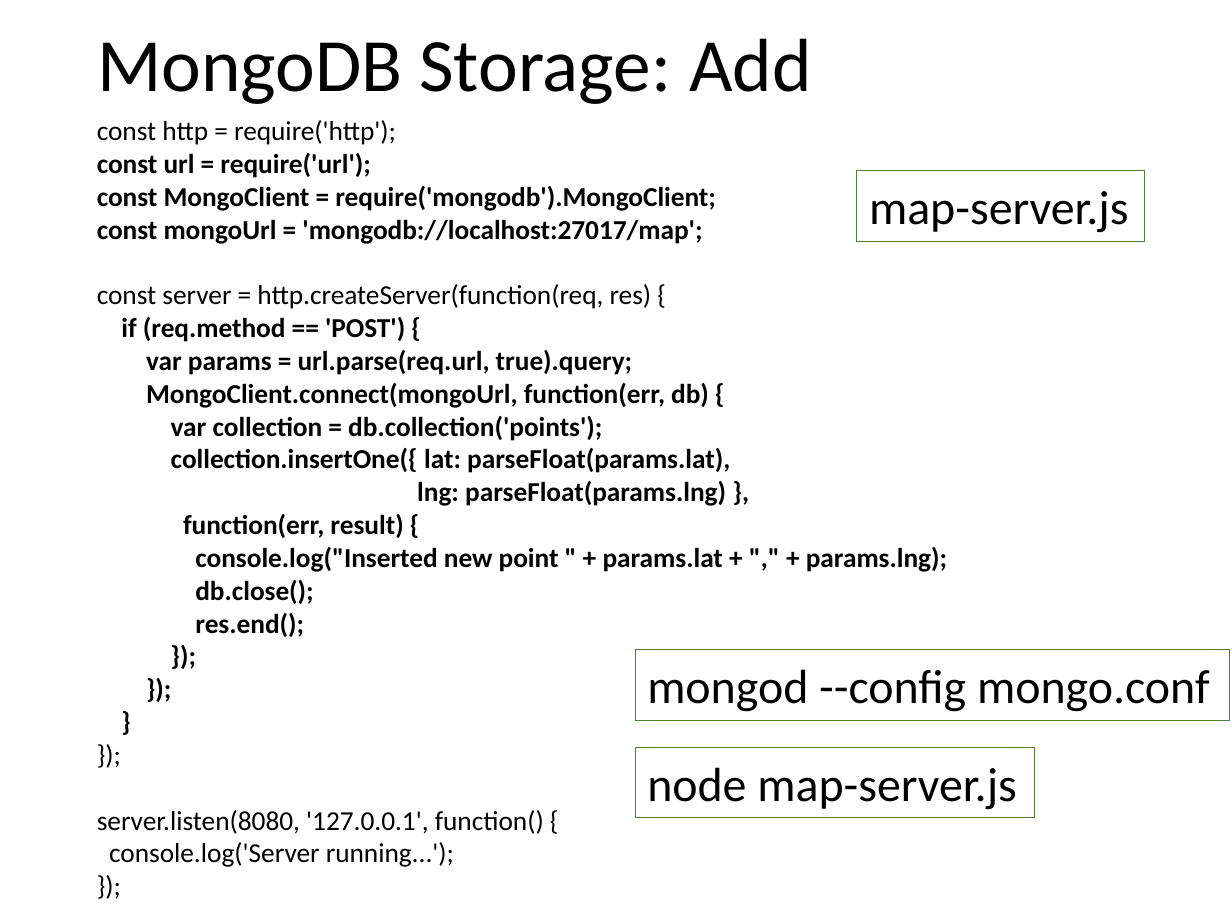
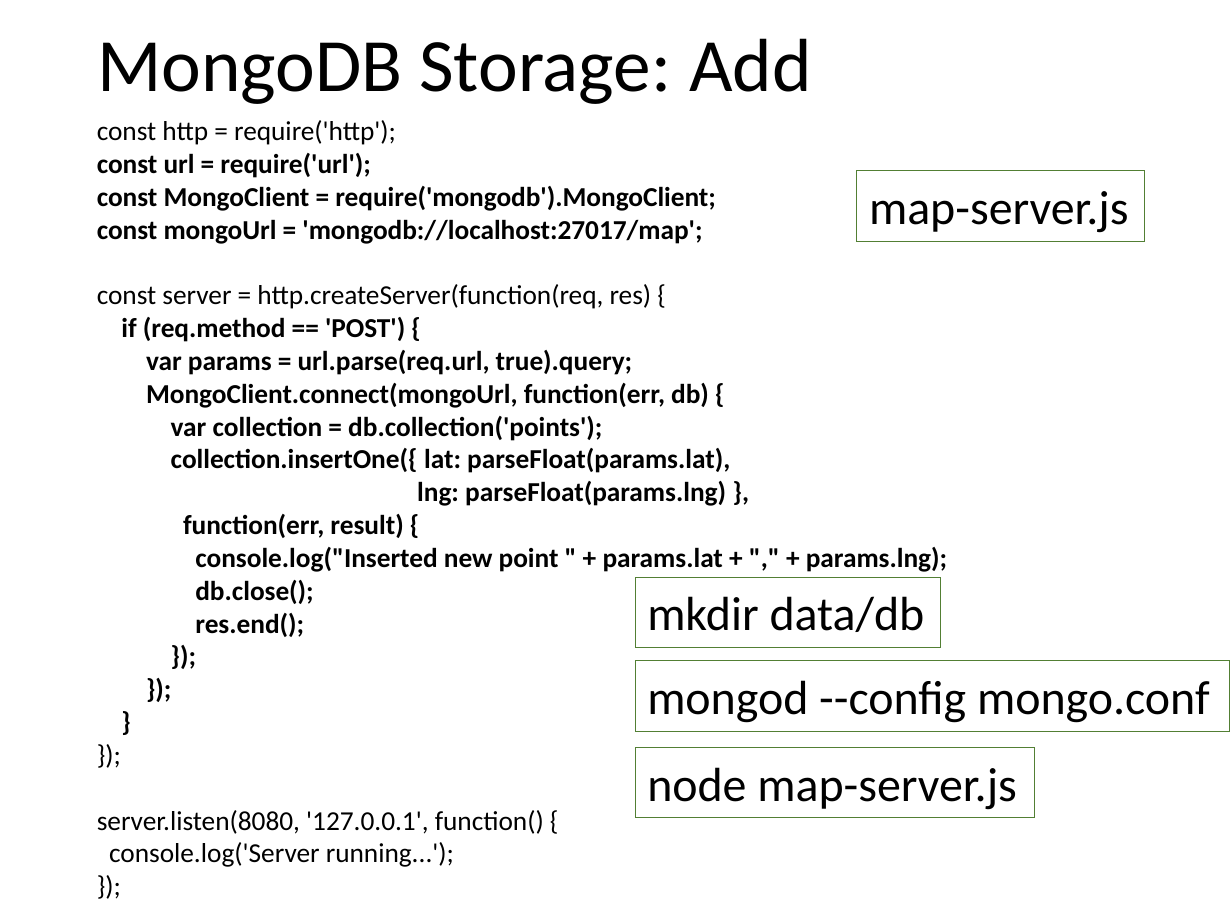
Before and after one commit to vitali-kviatkouski/vstu, a slide deck: slide 12 of node_js.pptx. Drawn at 1232x924 pixels with LibreOffice and Linux fonts; fonts in the diff are those of the drawing. Boxes give left, top, right and bottom in pixels: in the first picture for what was removed or moved away, otherwise in the second. Text is boxed around its words. In the diff, an @@ line names an element or a change of style, - is before the commit and + after.

Commit message:
Readme update + small change to presentation

```diff
--- a/node_js.pptx
+++ b/node_js.pptx
@@ rectangle added at [636, 577, 941, 647], outline #538035 0.75 pt, 28 pt, text #000000 @@
+mkdir data/db
@@ rectangle "mongod --config mongo.conf": place and size @@
-rectangle "mongod --config mongo.conf" at [636, 650, 1230, 721]
+rectangle "mongod --config mongo.conf" at [636, 660, 1230, 731]
```
Also in this commit, not shown: 1 other file.
